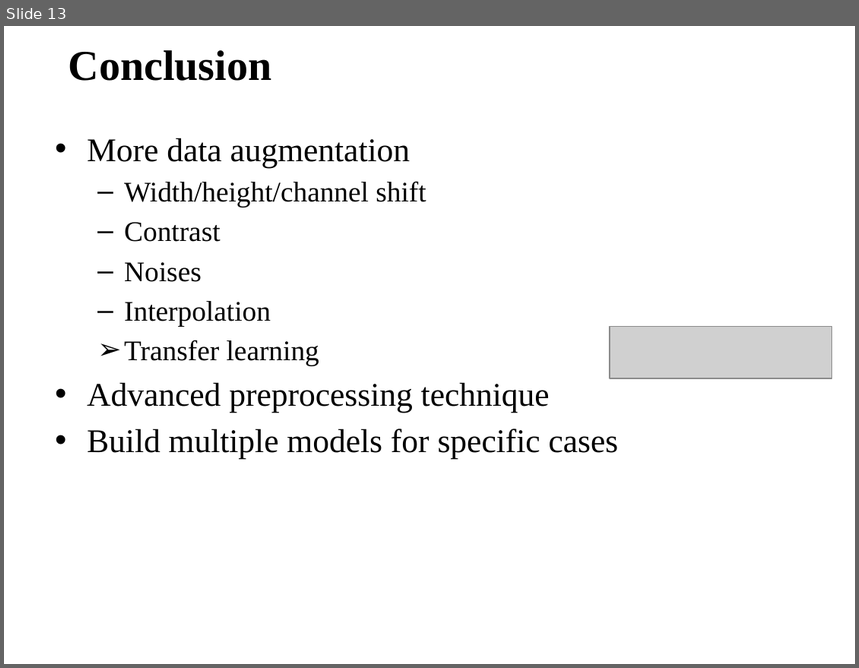
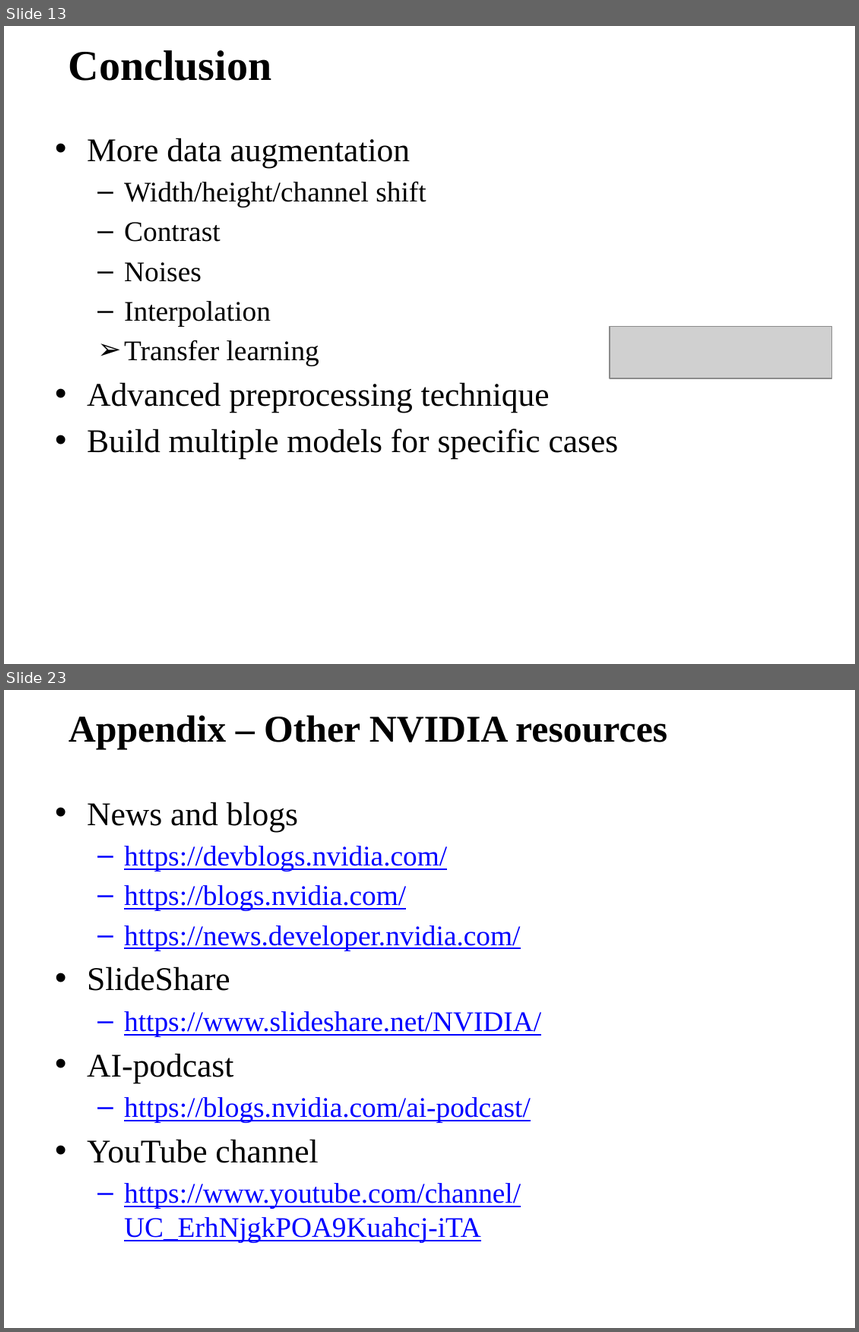
Before and after one commit to frankShih/face_classification_keras, a slide deck: Homework/han_shih_report20181003.pptx. Shown one above the other, each under a label of ours: slide 13 before the commit, slides 13 and 23 after it; the slides between them are not shown. The pictures are 859x668 and 859x1332 pixels, drawn with LibreOffice and Linux fonts; fonts in the diff are those of the drawing; grey boxes stand for pictures; background and template pictures are left out. Boxes give left, top, right and bottom in pixels: in the first picture for what was removed or moved away, otherwise in the second. Text is boxed around its words. In the diff, an @@ line names an element or a change of style, - is before the commit and + after.

```diff
--- a/Homework/han_shih_report20181003.pptx
+++ b/Homework/han_shih_report20181003.pptx
@@ slide 23 added at (4,690,855,1328), background picture (left out) @@
@@ title added at (69,715,667,749), 32 pt, text #000000, bold @@
+Appendix – Other NVIDIA resources
@@ text added at (87,802,541,1243), 24 pt, text #0000FF, underline @@
+• News and blogs
+  – https://devblogs.nvidia.com/
+  – https://blogs.nvidia.com/
+  – https://news.developer.nvidia.com/
+• SlideShare
+  – https://www.slideshare.net/NVIDIA/
+• AI-podcast
+  – https://blogs.nvidia.com/ai-podcast/
+• YouTube channel
+  – https://www.youtube.com/channel/UC_ErhNjgkPOA9Kuahcj-iTA
```
Also in this commit, not shown: 3 slides changed, 6 other slides added.
